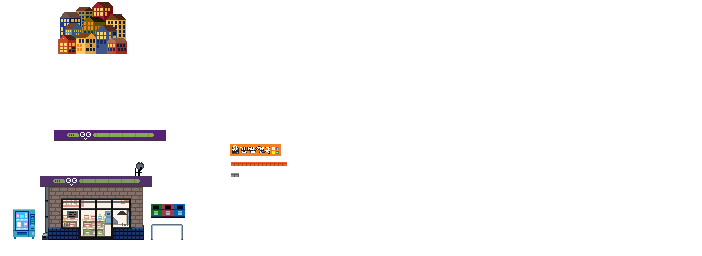
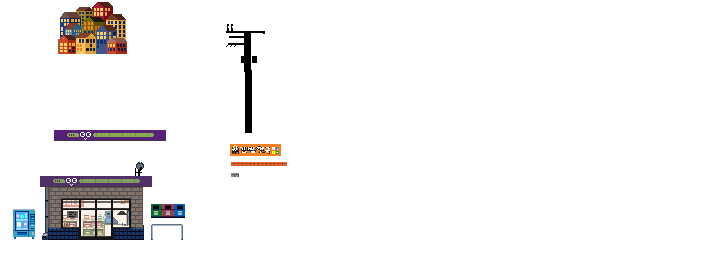
Two versions of the same layered image (702 x 256). Layer-by-layer changes:
added layer "레이어 27" above "레이어 9" over box(226, 24, 265, 133)